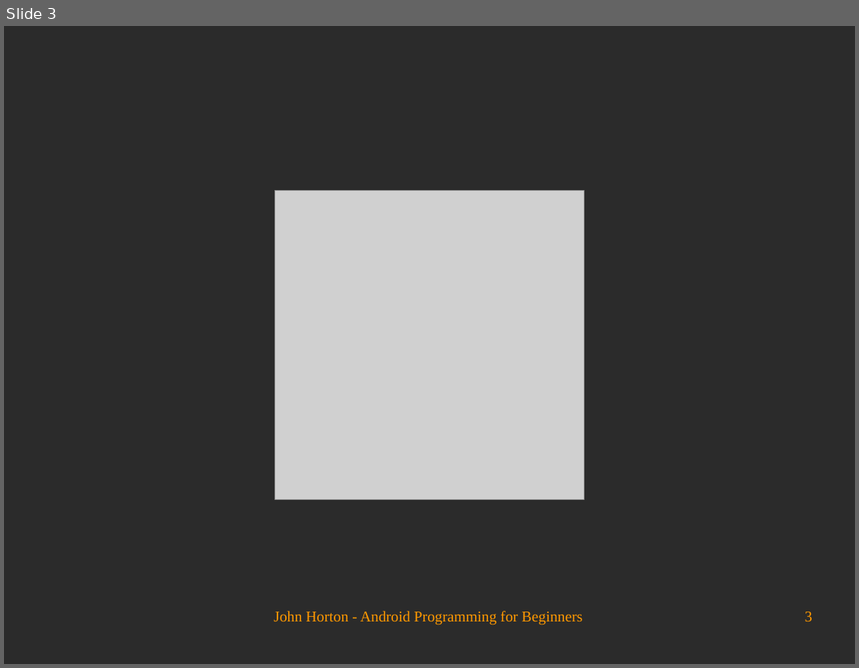
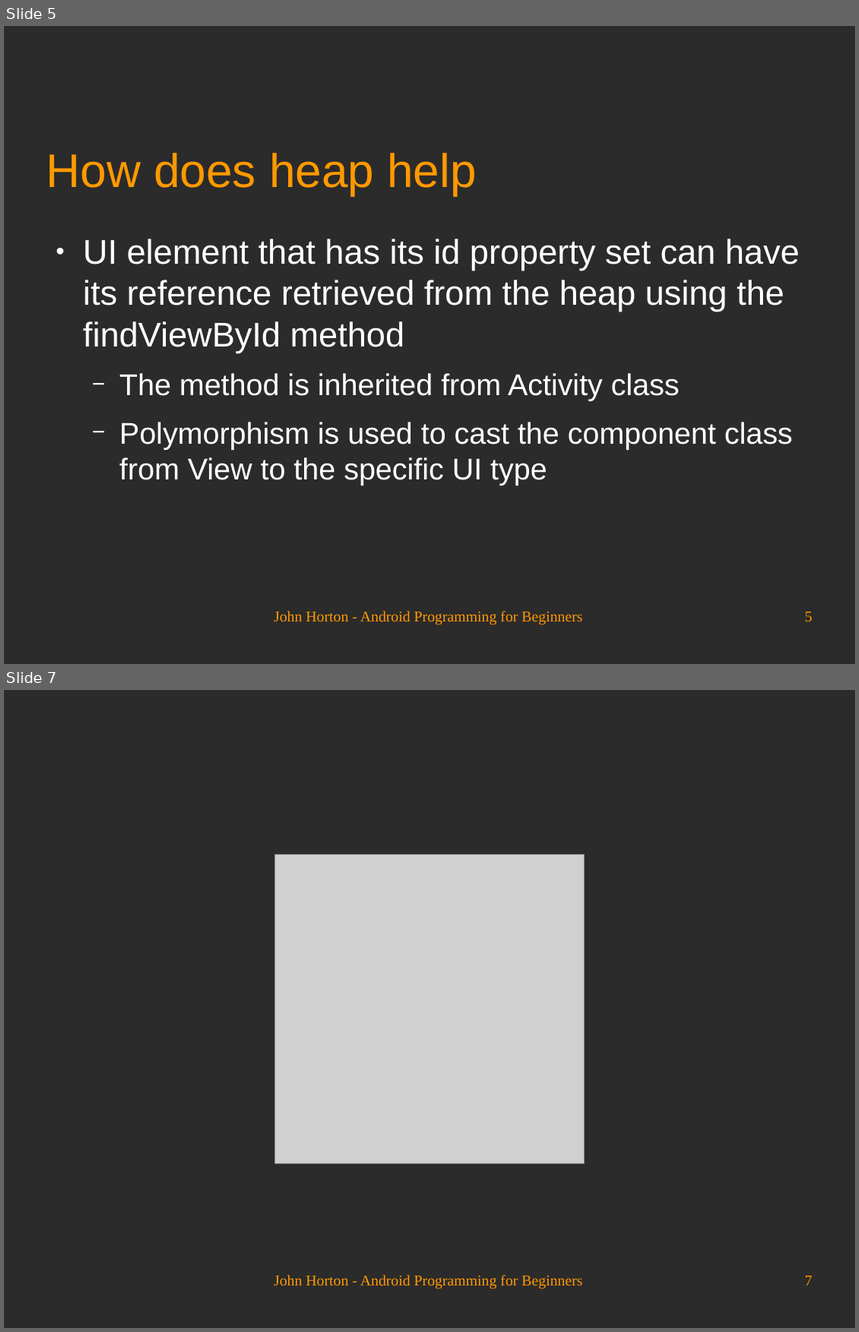
Before and after one commit to Academy-Soft-Intellect/Android-Programming-for-Beginners, a slide deck: 10_Everything_s_a_Class.odp. Shown one above the other, each under a label of ours: slide 3 before the commit, slides 5 and 7 after it; the slides between them are not shown. The pictures are 859x668 and 859x1332 pixels, drawn with LibreOffice and Linux fonts; fonts in the diff are those of the drawing; grey boxes stand for pictures; background and template pictures are left out; a plain dark background stands for a picture behind light text. Boxes give left, top, right and bottom in pixels: in the first picture for what was removed or moved away, otherwise in the second. Text is boxed around its words. In the diff, an @@ line names an element or a change of style, - is before the commit and + after.

```diff
--- a/10_Everything_s_a_Class.odp
+++ b/10_Everything_s_a_Class.odp
@@ slide 5 added at (4, 26, 855, 664), background picture (left out) @@
@@ title added at (47, 153, 476, 195), 44 pt, text #FF9900 @@
+How does heap help
@@ text added at (83, 239, 800, 486), 28 pt, text #FFFFFF @@
+● UI element that has its id property set can have its reference retrieved from the heap using the findViewById method
+  − The method is inherited from Activity class
+  − Polymorphism is used to cast the component class from View to the specific UI type
@@ text added at (274, 611, 582, 626), 14 pt, text #FF9900 @@
+John Horton - Android Programming for Beginners
@@ page number added at (805, 612, 813, 622), 14 pt, text #FF9900 @@
+5
@@ what was slide 3 is now slide 7 @@
@@ page number at (805, 1276, 813, 1286): text changed @@
-3
+7
```
Also in this commit, not shown: 2 slides changed, 3 other slides added.
